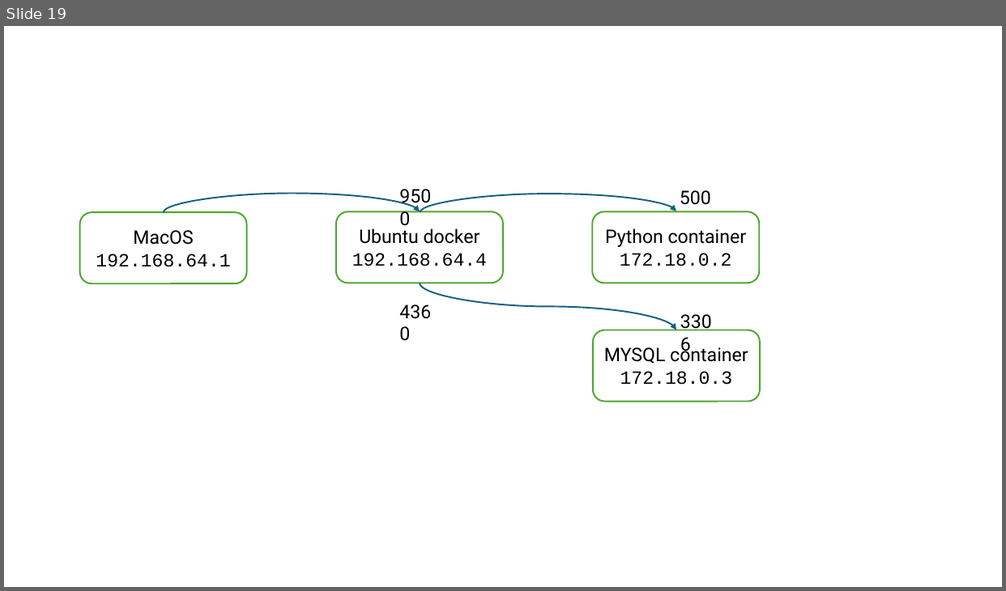
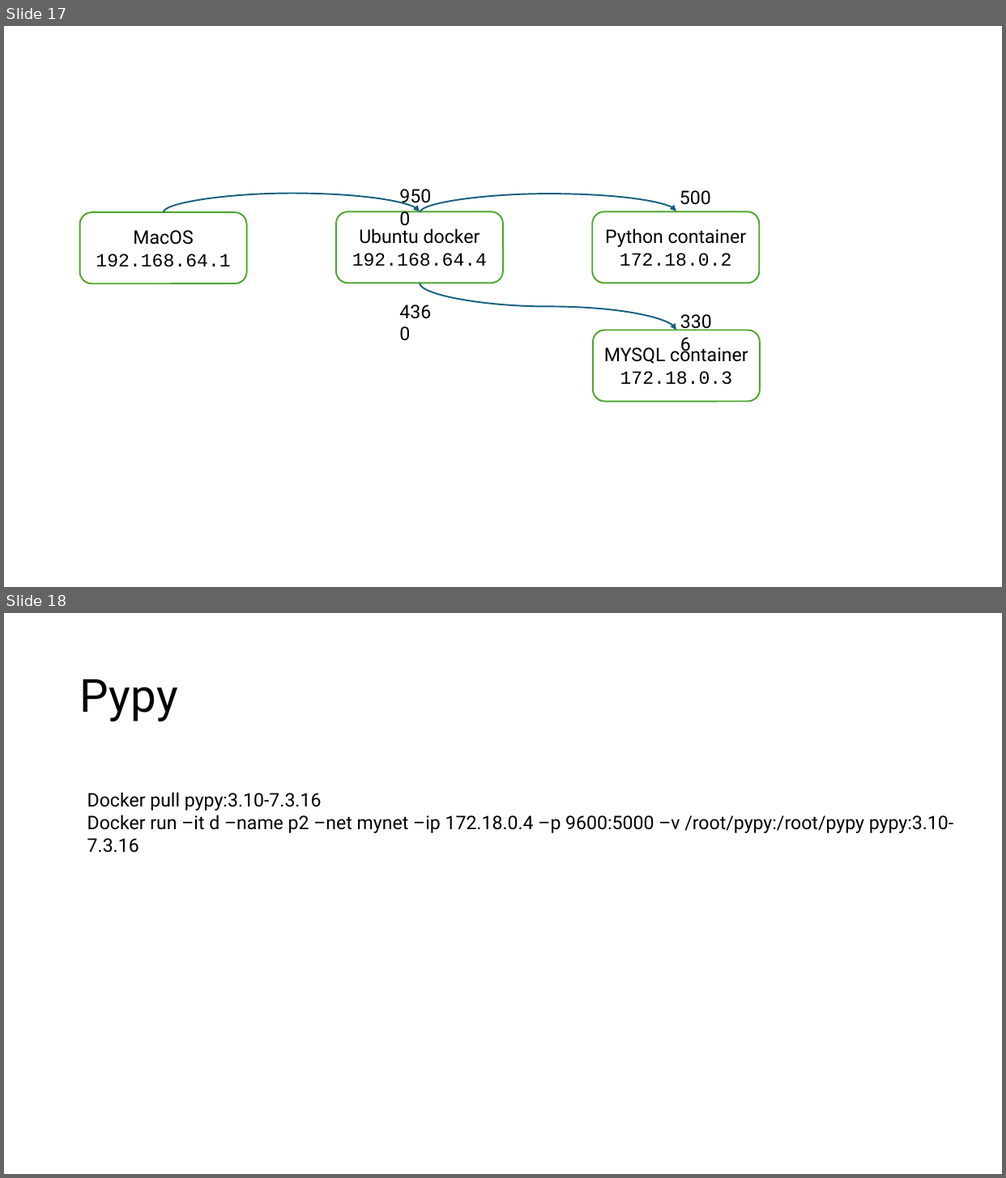
Before and after one commit to frankpeng1218/Python_learning, a slide deck: multipass_ubuntu_installation/ubuntu_installation.pptx. Shown one above the other, each under a label of ours: slide 19 before the commit, slides 17 and 18 after it. The pictures are 1006x591 and 1006x1178 pixels, drawn with LibreOffice and Linux fonts; fonts in the diff are those of the drawing. Boxes give left, top, right and bottom in pixels: in the first picture for what was removed or moved away, otherwise in the second. Text is boxed around its words. In the diff, an @@ line names an element or a change of style, - is before the commit and + after.

```diff
--- a/multipass_ubuntu_installation/ubuntu_installation.pptx
+++ b/multipass_ubuntu_installation/ubuntu_installation.pptx
@@ slide 18 added at [4,613,1002,1174], background #FFFFFF @@
@@ title added at [80,679,178,722], 44 pt, text #000000 @@
+Pypy
@@ text added at [87,792,954,833], 18 pt, text #000000 @@
+Docker pull pypy:3.10-7.3.16
+Docker run –it d –name p2 –net mynet –ip 172.18.0.4 –p 9600:5000 –v /root/pypy:/root/pypy pypy:3.10-7.3.16
@@ what was slide 19 is now slide 17 @@
```
Also in this commit, not shown: 1 other slide added, 2 slides removed, 12 other files.
